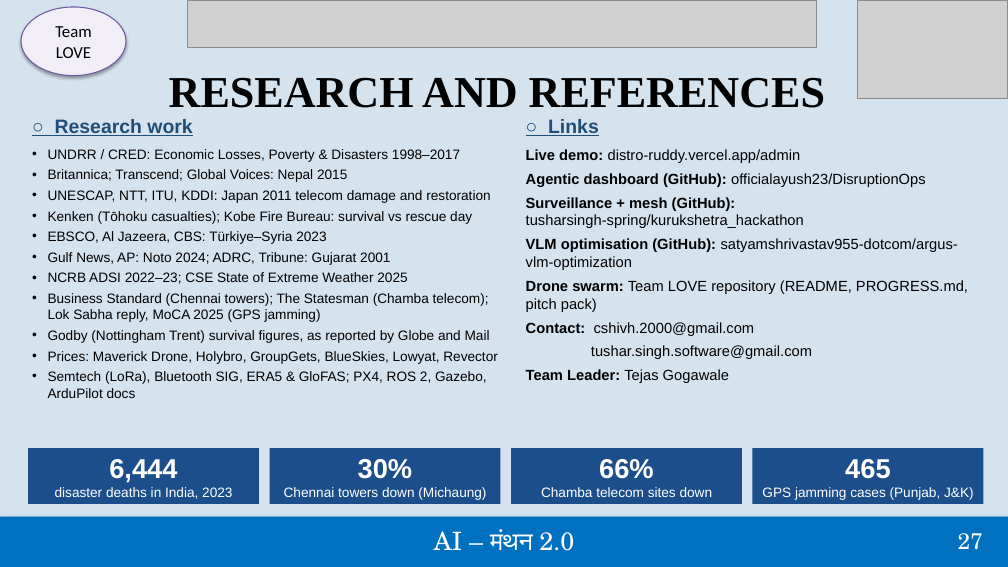
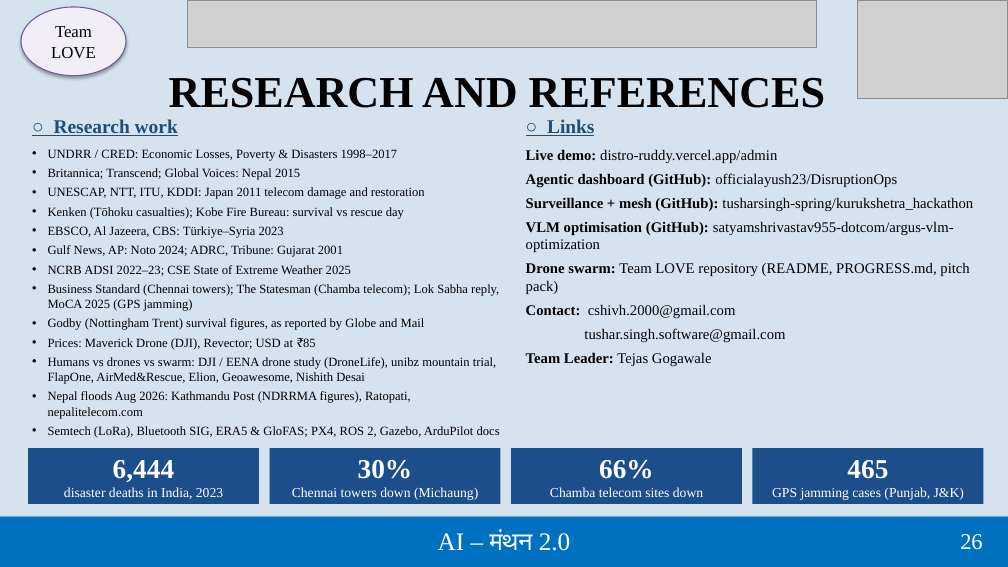
Before and after one commit to TejasGogawale/Drone-swarm, a slide deck: slide 26 of pitch/SwarmRescue_AI_Manthan.pptx (slide 27 before the commit). Drawn at 1008x567 pixels with LibreOffice and Linux fonts; fonts in the diff are those of the drawing; grey boxes stand for pictures. Boxes give left, top, right and bottom in pixels: in the first picture for what was removed or moved away, otherwise in the second. Text is boxed around its words. In the diff, an @@ line names an element or a change of style, - is before the commit and + after.

Commit message:
docs: add comprehensive README for Drone-Swarm and update pitch deck

```diff
--- a/pitch/SwarmRescue_AI_Manthan.pptx
+++ b/pitch/SwarmRescue_AI_Manthan.pptx
@@ ellipse "Team" at [21,7,126,76]: font Calibri to Times New Roman @@
@@ text at [48,149,500,438]: size 13 to 12 pt, font Arial to Times New Roman in "UNDRR / CRED: Economic Losses, Poverty & ...", "Britannica; Transcend; Global Voices: Nepal 2015", "UNESCAP, NTT, ITU, KDDI: Japan 2011 telecom ...", "Kenken (Tōhoku casualties); Kobe Fire Bureau: survival ..." and 6 more places @@
@@ text at [48,338,496,419]: text changed; size 13 to 12 pt; font Arial to Times New Roman @@
-• Prices: Maverick Drone, Holybro, GroupGets, BlueSkies, Lowyat, Revector
+• Prices: Maverick Drone (DJI), Revector; USD at ₹85
+• Humans vs drones vs swarm: DJI / EENA drone study (DroneLife), unibz mountain trial, FlapOne, AirMed&Rescue, Elion, Geoawesome, Nishith Desai
+• Nepal floods Aug 2026: Kathmandu Post (NDRRMA figures), Ratopati, nepalitelecom.com
@@ font Arial to Times New Roman in 7 elements at [54,119,178,136], [547,119,594,136], [526,149,973,366], [28,448,259,504], [269,448,501,504], [511,448,743,504], [752,448,984,504] @@
@@ text "AI – मंथन 2.0" at [438,531,571,551]: font TeX Gyre Schola to Times New Roman @@
@@ text at [960,534,983,550]: text changed; font TeX Gyre Schola to Times New Roman @@
-27
+26
```
Also in this commit, not shown: 24 other slides changed, 2 slides added, 3 slides removed, 1 other file.
